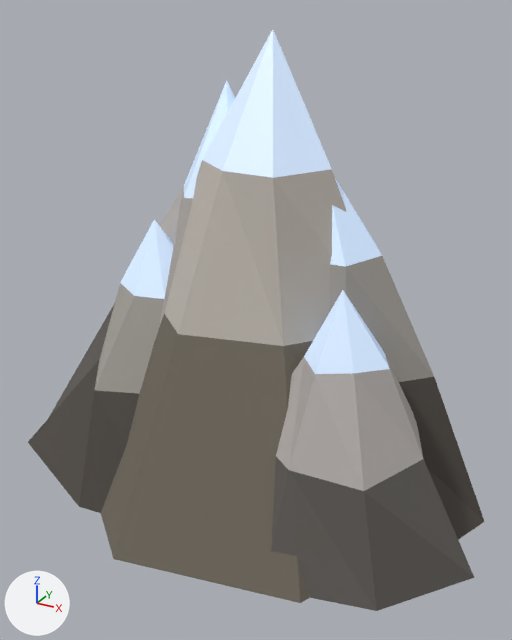
A saved change to the glTF model public/assets/3d/props/mountain-1.glb.
Before and after are seen from a 50 mm lens placed at (1.37, -2.54, 1.97), pointed at (-0.01, -0.03, 0.72). The lights are fixed; the arrows at lower left show +X, +Y and +Z. The picture after the commit comes second.

Names of what the first picture shows: 'mountain-0', 'mountain-1', 'mountain-2'.
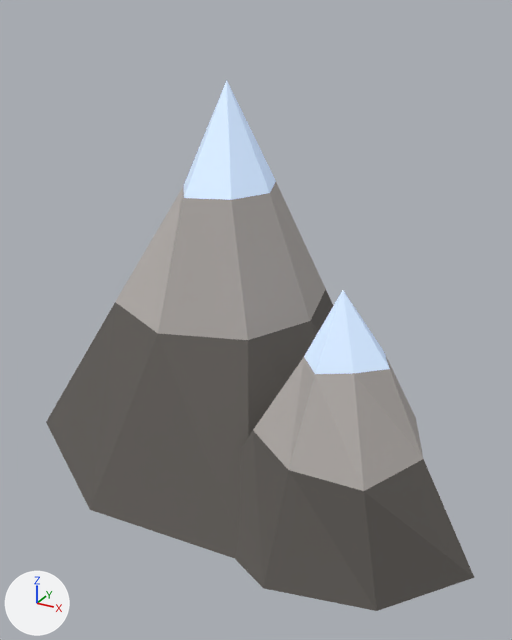
What changed in the scene script:
```text
Remove ob_mountain_0:
    ob_mountain_0 = bpy.data.objects.new('mountain-0', me_mountain_0)
    ob_mountain_0.location = (0.0, 0.0, 0.0)
Remove ob_mountain_2:
    ob_mountain_2 = bpy.data.objects.new('mountain-2', me_mountain_2)
    ob_mountain_2.location = (0.0, 0.0, 0.0)
```

Location of each change, [x1, y1, x2, y2] in pixels of the pictures (512 x 640 px):
'mountain-0', deleted
    before: [101, 30, 347, 603]
    faces in mat_mtn_l_0 (brown #6f695d): [101, 313, 313, 603]
    faces in mat_mtn_u_0 (light grey #bfb8af): [165, 160, 347, 346]
    faces in mat_mtn_s_0 (white #e5f1fa, glowing blue #506a90): [202, 30, 331, 178]
'mountain-2', deleted
    before: [28, 178, 485, 540]
    faces in mat_mtn_l_2 (dark grey #504b45): [28, 361, 485, 540]
    faces in mat_mtn_u_2 (grey #a29e97): [95, 256, 434, 394]
    faces in mat_mtn_s_2 (pale blue #e2f0fa, glowing blue #506a90): [120, 178, 382, 299]
'mountain-1', unchanged, uncovered by the edit
    before: [49, 80, 474, 611]
    after: [46, 80, 474, 611]
